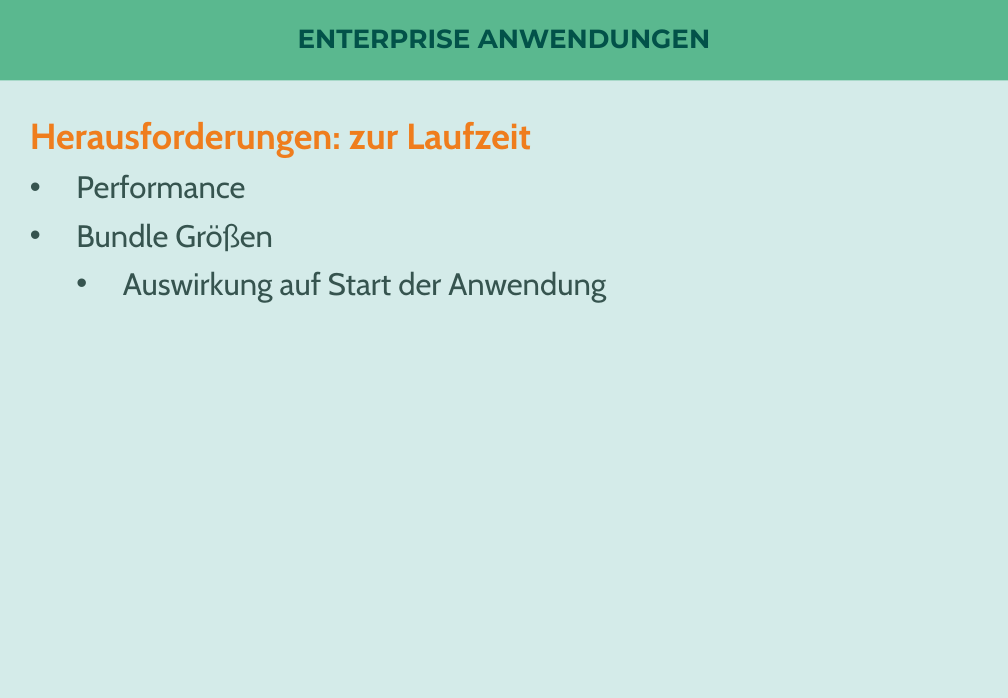
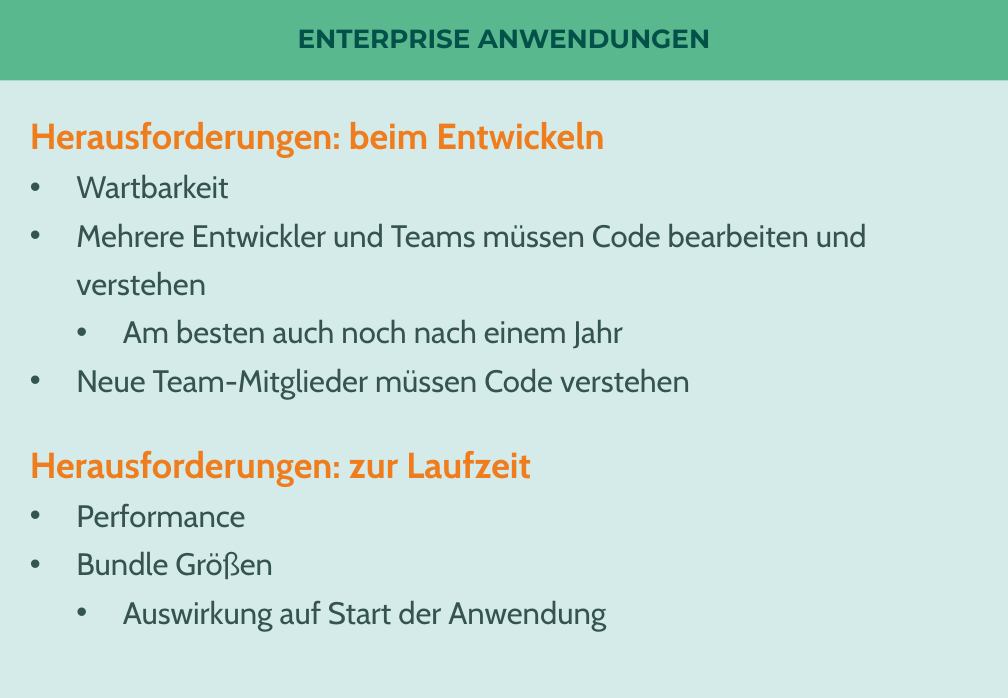
Before and after one commit to nilshartmann/react-talk, a slide deck: slide 6 of react-in-enterprise-anwendungen.pptx. Drawn at 1008x698 pixels with LibreOffice and Linux fonts; fonts in the diff are those of the drawing. Boxes give left, top, right and bottom in pixels: in the first picture for what was removed or moved away, otherwise in the second. Text is boxed around its words. In the diff, an @@ line names an element or a change of style, - is before the commit and + after.

```diff
--- a/react-in-enterprise-anwendungen.pptx
+++ b/react-in-enterprise-anwendungen.pptx
@@ text at (30,122,867,399): paragraphs added @@
+Herausforderungen: beim Entwickeln
+• Wartbarkeit
+• Mehrere Entwickler und Teams müssen Code bearbeiten und verstehen
+  • Am besten auch noch nach einem Jahr
+• Neue Team-Mitglieder müssen Code verstehen
```
Also in this commit, not shown: 5 other slides changed, 14 slides added, 7 slides removed, 1 other file.
